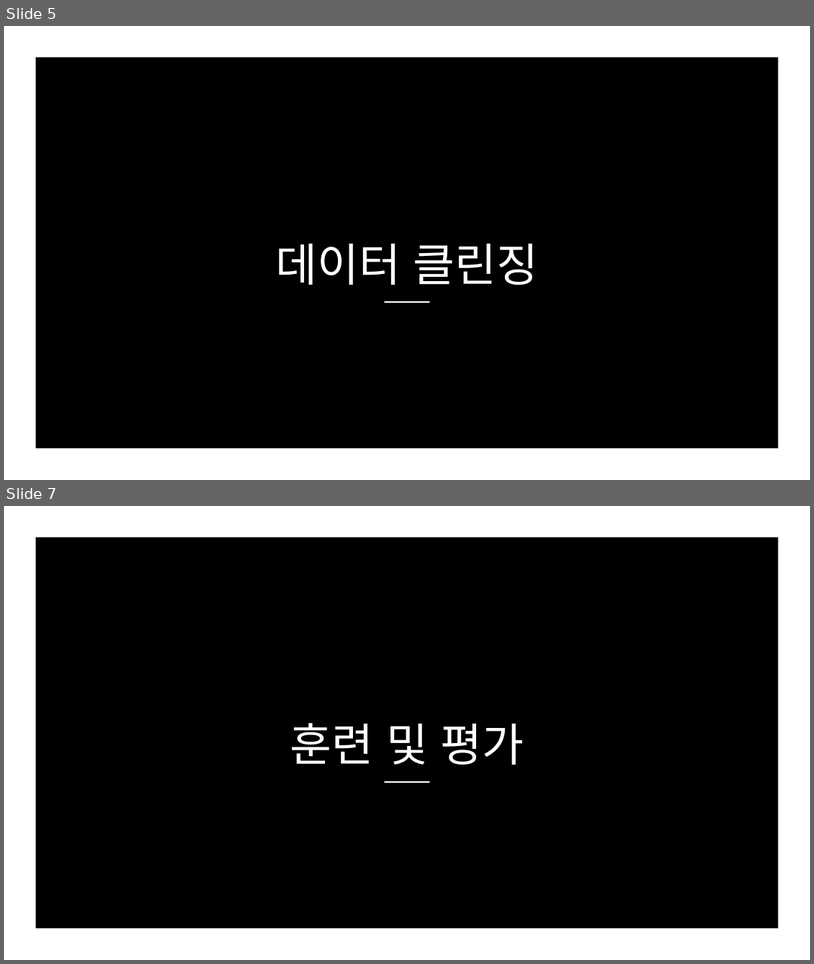
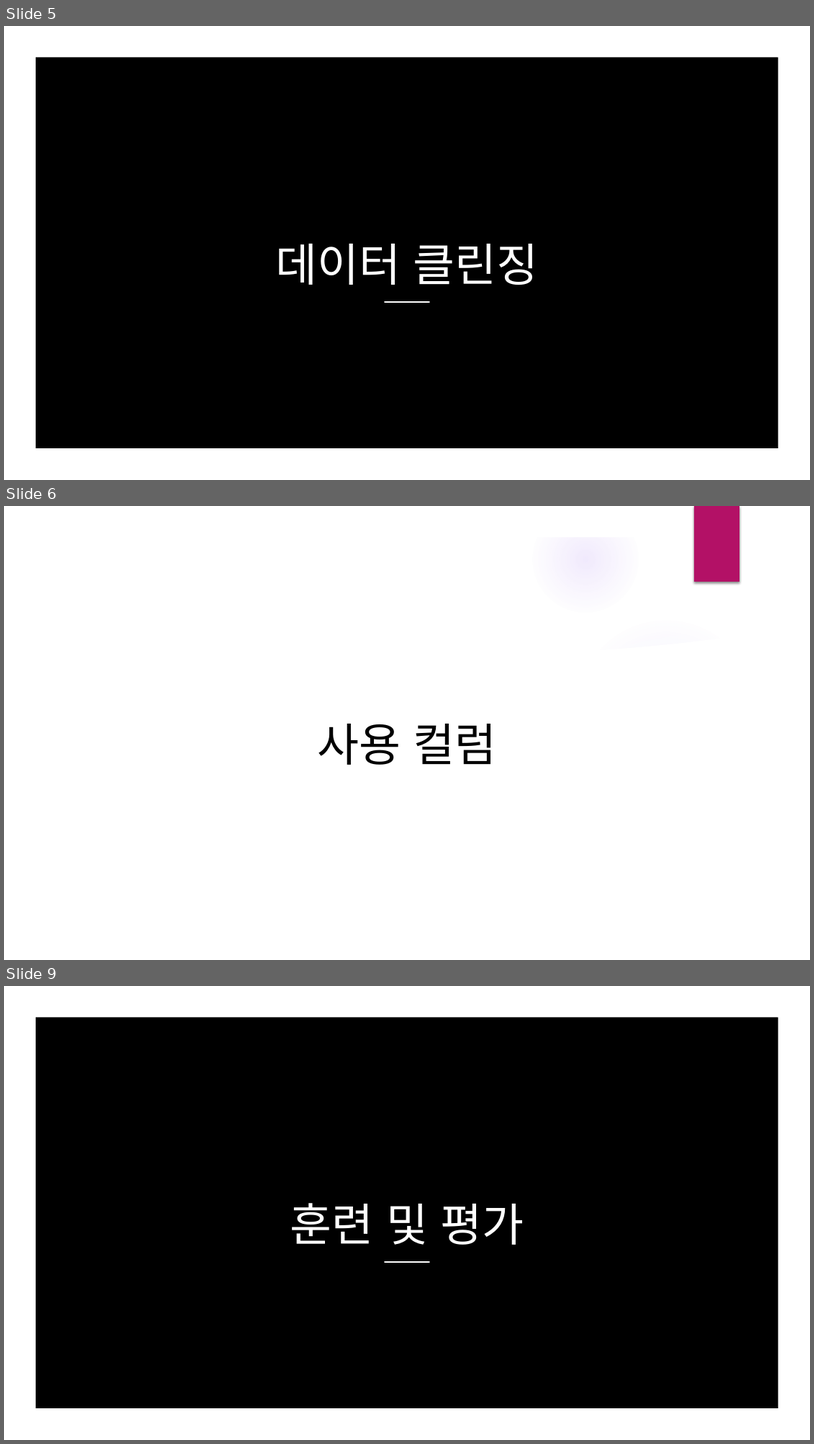
Before and after one commit to ZustPlay/mos_cnt, a slide deck: 기말 프로젝트 발표.pptx. Shown one above the other, each under a label of ours: slides 5 and 7 before the commit, slides 5, 6 and 9 after it; the slides between them are not shown. The pictures are 814x964 and 814x1444 pixels, drawn with LibreOffice and Linux fonts; fonts in the diff are those of the drawing; background and template pictures are left out. Boxes give left, top, right and bottom in pixels: in the first picture for what was removed or moved away, otherwise in the second. Text is boxed around its words. In the diff, an @@ line names an element or a change of style, - is before the commit and + after.

```diff
--- a/기말 프로젝트 발표.pptx
+++ b/기말 프로젝트 발표.pptx
@@ slide 6 added at [4, 506, 810, 960], background picture (left out); not listed: 4 template elements that a slide beside it also shows @@
@@ group added at [4, 506, 810, 960]: 3 freeform shapes, 1 ellipse @@
@@ rectangle added at [694, 506, 740, 582], fill #B31166 @@
@@ title added at [317, 723, 497, 764], 54 pt, text #000000 @@
+사용 컬럼
@@ what was slide 7 is now slide 9 @@
```
Also in this commit, not shown: 1 other slide added.
